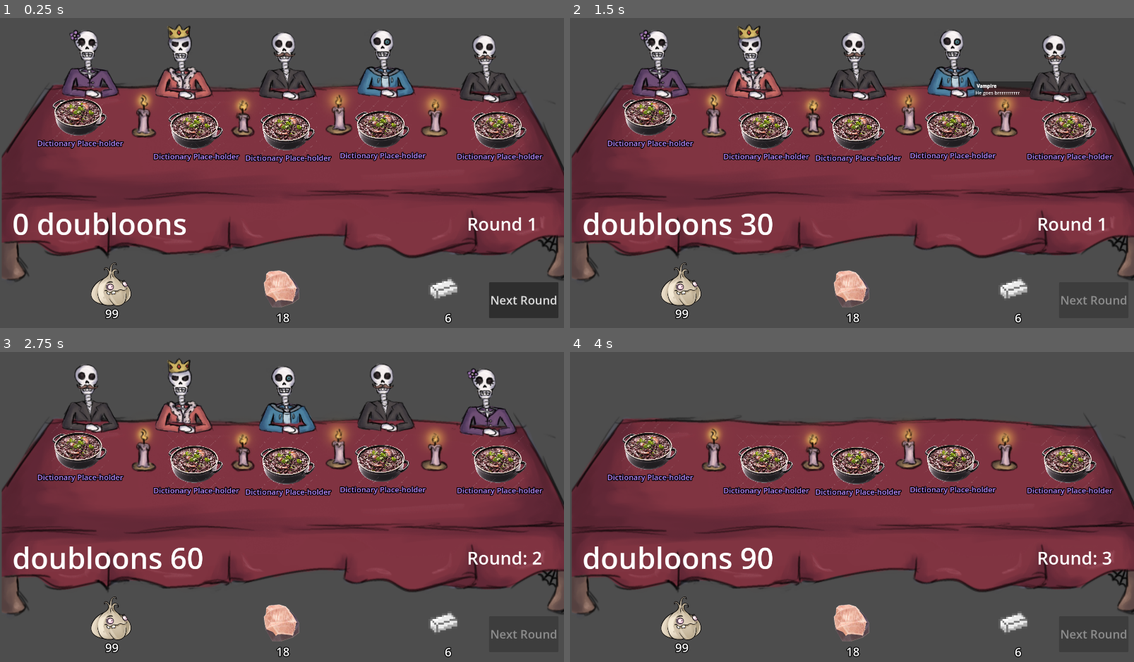
Above: before the commit, frames 1-4 (two rows, left to right).
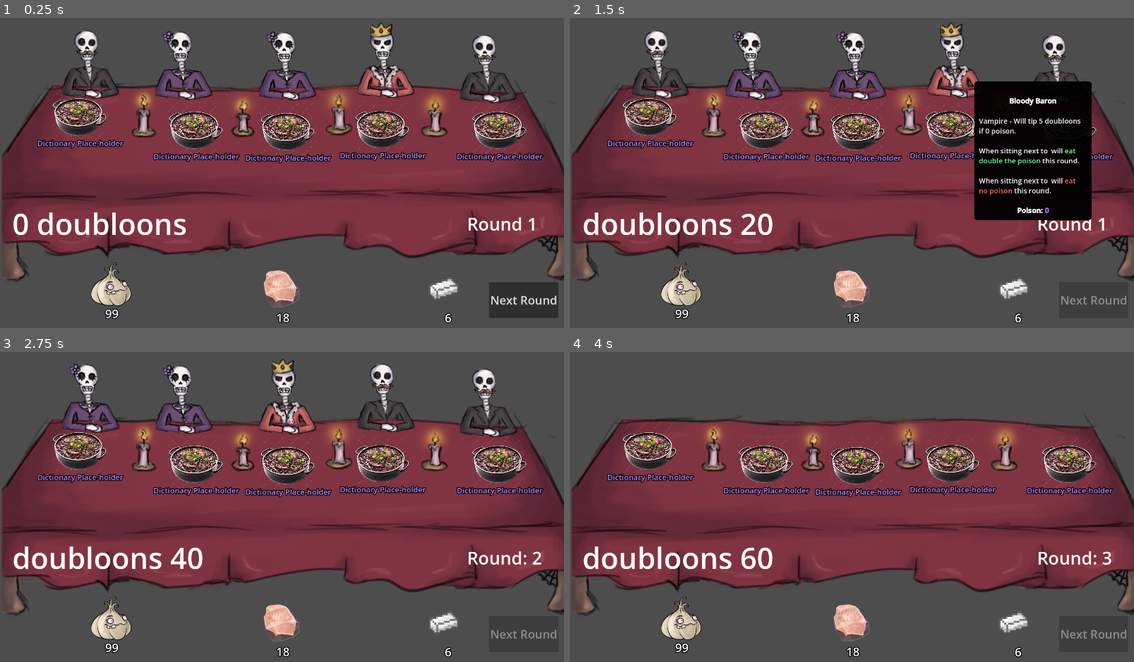
Above: after the commit, the same moments.

Repository: Henrique-Baumegger/godot-fims_food
Game: Godot game, scene res://scripts_and_scenes/main/main.tscn
The game is run twice, just before and just after one commit, with the same random seed, the same clock (stepped at 60 frames per second) and the same inputs.
Inputs (mouse positions are in pixels of both pictures, inside the frame that each line leads up to):
- Up to frame 1 (0.25 s): no input
- Up to frame 2 (1.5 s): click "Next Round" at 0.5 s; tap Enter at 1.25 s; move the mouse to (959, 64) at 1.27 s; click (959, 64) at 1.35 s
- Up to frame 3 (2.75 s): click "Next Round" at 2 s
- Up to frame 4 (4 s): tap Space at 2.75 s; move the mouse to (756, 398) at 2.77 s; click (756, 398) at 2.85 s; click "Next Round" at 3.5 s

The runs differ from the first frame. In frame 1, 2.8% of the frame differs, in the area x 11-74%, y 1-26%; in frame 2, 12%, in the area x 11-93%, y 1-70%; in frame 3, 2.9%; in frame 4, less than 0.1%.

Commit message:
Text on clients

Diff:
--- a/scripts_and_scenes/UI/tool_tip_area.gd
+++ b/scripts_and_scenes/UI/tool_tip_area.gd
@@ -16,8 +16,16 @@
 
 
 func _process(_delta: float) -> void:
-	if tip_panel.visible:
-		tip_panel.global_position = get_global_mouse_position() + OFFSET
+	rich_text_label.text = displayed_text
+	if not tip_panel.visible:
+		return
+	var vp := get_viewport_rect().size
+	var s := tip_panel.size
+	var p := get_global_mouse_position() + OFFSET
+	p.x = clamp(p.x, 0.0, vp.x - s.x)
+	p.y = clamp(p.y, 0.0, vp.y - s.y)
+	tip_panel.global_position = p
+
 
 
 func toggle(on: bool):
--- a/scripts_and_scenes/UI/tool_tip_area.tscn
+++ b/scripts_and_scenes/UI/tool_tip_area.tscn
@@ -2,23 +2,37 @@
 
 [ext_resource type="Script" uid="uid://bepvg02drgtk" path="res://scripts_and_scenes/UI/tool_tip_area.gd" id="1_40t2k"]
 
+[sub_resource type="StyleBoxFlat" id="StyleBoxFlat_40t2k"]
+bg_color = Color(0, 0, 0, 0.9411765)
+corner_radius_top_left = 12
+corner_radius_top_right = 12
+corner_radius_bottom_right = 12
+corner_radius_bottom_left = 12
+
 [node name="ToolTipArea" type="Area2D" unique_id=1783049423]
+z_index = 4
 script = ExtResource("1_40t2k")
 
 [node name="TipPanel" type="PanelContainer" parent="." unique_id=32814619]
-custom_minimum_size = Vector2(200, 0)
+custom_minimum_size = Vector2(400, 0)
 offset_right = 40.0
 offset_bottom = 40.0
+theme_override_styles/panel = SubResource("StyleBoxFlat_40t2k")
 
 [node name="MarginContainer" type="MarginContainer" parent="TipPanel" unique_id=697727017]
 layout_mode = 2
-theme_override_constants/margin_left = 4
-theme_override_constants/margin_top = 4
-theme_override_constants/margin_right = 4
-theme_override_constants/margin_bottom = 4
+theme_override_constants/margin_left = 16
+theme_override_constants/margin_top = 16
+theme_override_constants/margin_right = 16
+theme_override_constants/margin_bottom = 16
 
 [node name="RichTextLabel" type="RichTextLabel" parent="TipPanel/MarginContainer" unique_id=1044991644]
 layout_mode = 2
+theme_override_font_sizes/normal_font_size = 24
+theme_override_font_sizes/bold_font_size = 24
+theme_override_font_sizes/bold_italics_font_size = 24
+theme_override_font_sizes/italics_font_size = 24
+theme_override_font_sizes/mono_font_size = 24
 bbcode_enabled = true
 fit_content = true
 tab_size = 6
--- a/scripts_and_scenes/customer/customer.gd
+++ b/scripts_and_scenes/customer/customer.gd
@@ -4,11 +4,15 @@
 var current_poison : int = 0
 var food_this_round : Food = null # Should be assigned by game loop each round
 var dead : bool = false
-var base_tip_amount : int = 1
+var identity_name : String = ""
+var likes : String = ""
+var hates : String = ""
+
 
 var max_poison : int
 var client_type : String
 
+@warning_ignore("unused_signal")
 signal gives_tip(amount)
 signal kills_you
 signal dies
@@ -25,15 +29,8 @@
 func finish_round() -> void:
 	eat_food()
 	extra_child_finish_round_logic()
-	tips_money()
 	dying_check()
 	killing_you_probability_check()
-
-
-func tips_money() -> void:
-	if dead:
-		return
-	gives_tip.emit(base_tip_amount)
 
 
 func killing_you_probability_check() -> void:
@@ -57,3 +54,30 @@
 		return
 	current_poison += food_this_round.ingredients_present[client_type + "_poison"]
 	food_this_round = null
+
+
+func tool_tip_text() -> String:
+	var type_description
+	if client_type == "skeleton":
+		type_description = "SKELETON — Doubles its poison every round end."
+	elif client_type == "vampire":
+		type_description = "Vampire - Will tip 5 doubloons if 0 poison."
+
+	var description := """
+[center][b]{identity}[/b][/center]
+
+{type_description}
+
+When sitting next to [color=#6bff95]{likes}[/color] will [color=#6bff95]eat double the poison[/color] this round.
+
+When sitting next to [color=#ff6b6b]{hates}[/color] will [color=#ff6b6b]eat no poison[/color] this round.
+
+[center][b]Poison: [color=#b36bff]{current_poison}[/color][/b][/center]
+""".format({
+	"identity": identity_name,
+	"likes": likes,
+	"hates": hates,
+	"current_poison": current_poison,
+	"type_description": type_description
+})
+	return description
--- a/scripts_and_scenes/customer/skeleton.gd
+++ b/scripts_and_scenes/customer/skeleton.gd
@@ -1,11 +1,31 @@
 extends Customer
+class_name Skeleton
+
+static var id = 0
+
+@export var sprites: Array[Texture2D]
+const names : Array[String] = ["Sir calcium", "Big Bones", "Medium Bones", "Eye Brows", "Markc"]
+
+@onready var sprite_2d: Sprite2D = $Sprite2D
+@onready var tool_tip_area: Area2D = $ToolTipArea
+
+func _ready() -> void:
+	super._ready()
+	dies.connect(_on_death)
+	id = (id+1) % 5
+	sprite_2d.texture = sprites[id]
+	identity_name = names[id]
+	tool_tip_area.displayed_text = tool_tip_text()
 
 
-# Called when the node enters the scene tree for the first time.
-func _ready() -> void:
-	pass # Replace with function body.
+func _on_death ()-> void:
+	rotation = 90
 
 
-# Called every frame. 'delta' is the elapsed time since the previous frame.
-func _process(delta: float) -> void:
-	pass
+func set_max_poison_and_client_type() -> void:
+	max_poison = 20
+	client_type = "skeleton"
+
+
+func extra_child_finish_round_logic() -> void:
+	current_poison = current_poison * 2
--- a/scripts_and_scenes/customer/skeleton.tscn
+++ b/scripts_and_scenes/customer/skeleton.tscn
@@ -1,6 +1,28 @@
 [gd_scene format=3 uid="uid://b62ng2ie1m0rd"]
 
 [ext_resource type="Script" uid="uid://brng8om06cwia" path="res://scripts_and_scenes/customer/skeleton.gd" id="1_ybtii"]
+[ext_resource type="Texture2D" uid="uid://clo885p4hkli1" path="res://art/skeletons/skeleton1.png" id="2_27cea"]
+[ext_resource type="Texture2D" uid="uid://d1ypgbc4ntrnc" path="res://art/skeletons/skeleton3.png" id="2_jondo"]
+[ext_resource type="PackedScene" uid="uid://qj5l5oibevij" path="res://scripts_and_scenes/UI/tool_tip_area.tscn" id="3_k1ayw"]
+[ext_resource type="Texture2D" uid="uid://cc8icgq8exb6l" path="res://art/skeletons/skeleton2.png" id="3_pqvvh"]
+[ext_resource type="Texture2D" uid="uid://dwr2t2m0lnf8e" path="res://art/skeletons/skeleton4.png" id="5_abggj"]
+
+[sub_resource type="RectangleShape2D" id="RectangleShape2D_ap04t"]
+size = Vector2(181.5, 254)
 
 [node name="Skeleton" type="Node2D" unique_id=925178601]
 script = ExtResource("1_ybtii")
+sprites = Array[Texture2D]([ExtResource("2_27cea"), ExtResource("3_pqvvh"), ExtResource("2_jondo"), ExtResource("5_abggj"), ExtResource("2_27cea")])
+
+[node name="Sprite2D" type="Sprite2D" parent="." unique_id=1914400132]
+position = Vector2(342.00003, 457)
+scale = Vector2(1.25, 1.25)
+texture = ExtResource("2_jondo")
+
+[node name="ToolTipArea" parent="." unique_id=1783049423 instance=ExtResource("3_k1ayw")]
+displayed_text = "[center][b]Big Bones[/b]
+"
+
+[node name="CollisionShape2D" type="CollisionShape2D" parent="ToolTipArea" unique_id=1295749860]
+position = Vector2(14.25, 4)
+shape = SubResource("RectangleShape2D_ap04t")
--- a/scripts_and_scenes/customer/vampire.gd
+++ b/scripts_and_scenes/customer/vampire.gd
@@ -1,19 +1,23 @@
 extends Customer
 class_name Vampire
 
-static var sprite_counter = 0
+static var id = 0
 
 @export var sprites: Array[Texture2D]
+const names : Array[String] = ["Bald B", "Bloody Baron", "Tooth", "Liut", "Putz"]
+
 var poisonless_tip_amount = 5
 
+@onready var tool_tip_area: Area2D = $ToolTipArea
 @onready var sprite_2d: Sprite2D = $Sprite2D
 
 func _ready() -> void:
 	super._ready()
 	dies.connect(_on_death)
-	sprite_2d.texture = sprites[sprite_counter%5]
-	sprite_counter+=1
-
+	id = (id+1) % 5
+	sprite_2d.texture = sprites[id]
+	identity_name = names[id]
+	tool_tip_area.displayed_text = tool_tip_text()
 
 func _on_death ()-> void:
 	rotation = 90
--- a/scripts_and_scenes/global_helpers/asset_dictionary.gd
+++ b/scripts_and_scenes/global_helpers/asset_dictionary.gd
@@ -12,10 +12,11 @@
 
 const instantiables: Dictionary[String, PackedScene] = {
 	"food": preload("res://scripts_and_scenes/food/food.tscn"),
-	"vampire": preload("res://scripts_and_scenes/customer/vampire.tscn")
+	"vampire": preload("res://scripts_and_scenes/customer/vampire.tscn"),
+	"skeleton":preload("res://scripts_and_scenes/customer/skeleton.tscn")
 	}
 
-const customer_types : Array[String] = ["vampire"]
+const customer_types : Array[String] = ["vampire", "skeleton"]
 
 static func instantiate_random_customers(n: int) -> Array[Customer]:
 	var result: Array[Customer] = []
